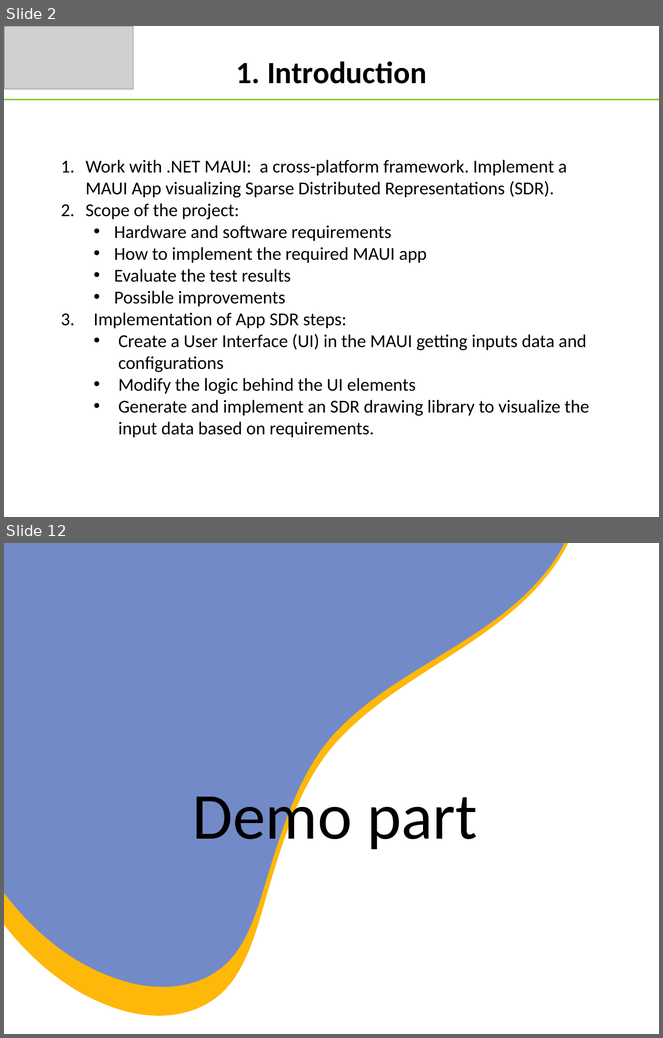
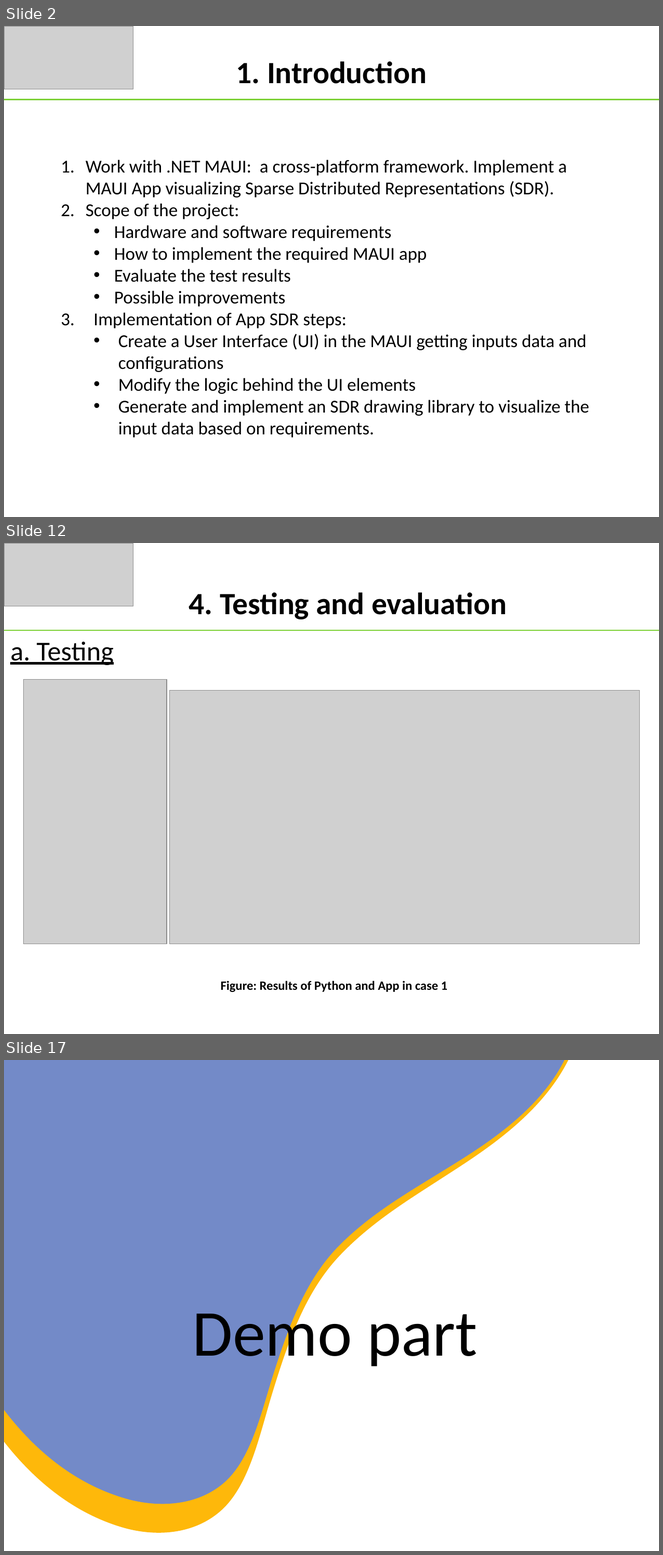
Before and after one commit to tongngocminhanh/MAUI_App_SDR, a slide deck: MySEProject/Documentation/ML22-23-8 Implement the SDR representation in the MAUI application.pptx. Shown one above the other, each under a label of ours: slides 2 and 12 before the commit, slides 2, 12 and 17 after it; the slides between them are not shown. The pictures are 663x1038 and 663x1555 pixels, drawn with LibreOffice and Linux fonts; fonts in the diff are those of the drawing; grey boxes stand for pictures. Boxes give left, top, right and bottom in pixels: in the first picture for what was removed or moved away, otherwise in the second. Text is boxed around its words. In the diff, an @@ line names an element or a change of style, - is before the commit and + after.

```diff
--- a/MySEProject/Documentation/ML22-23-8 Implement the SDR representation in the MAUI application.pptx
+++ b/MySEProject/Documentation/ML22-23-8 Implement the SDR representation in the MAUI application.pptx
@@ slide 12 added at (4, 543, 659, 1034), background #FFFFFF @@
@@ picture added at (4, 543, 133, 606) @@
@@ text added at (189, 592, 507, 619), 34 pt, text #000000, bold @@
+4. Testing and evaluation
@@ line added from (4, 630) to (659, 630), #7CD036 1.5 pt @@
@@ text added at (10, 641, 114, 665), 30 pt, text #000000, underline @@
+a. Testing
@@ picture added at (24, 680, 167, 944) @@
@@ picture added at (170, 691, 639, 944) @@
@@ text added at (221, 981, 448, 992), 14 pt, text #000000, bold @@
+Figure: Results of Python and App in case 1
@@ what was slide 12 is now slide 17 @@
```
Also in this commit, not shown: 9 slides changed, 4 other slides added, 18 other files.
